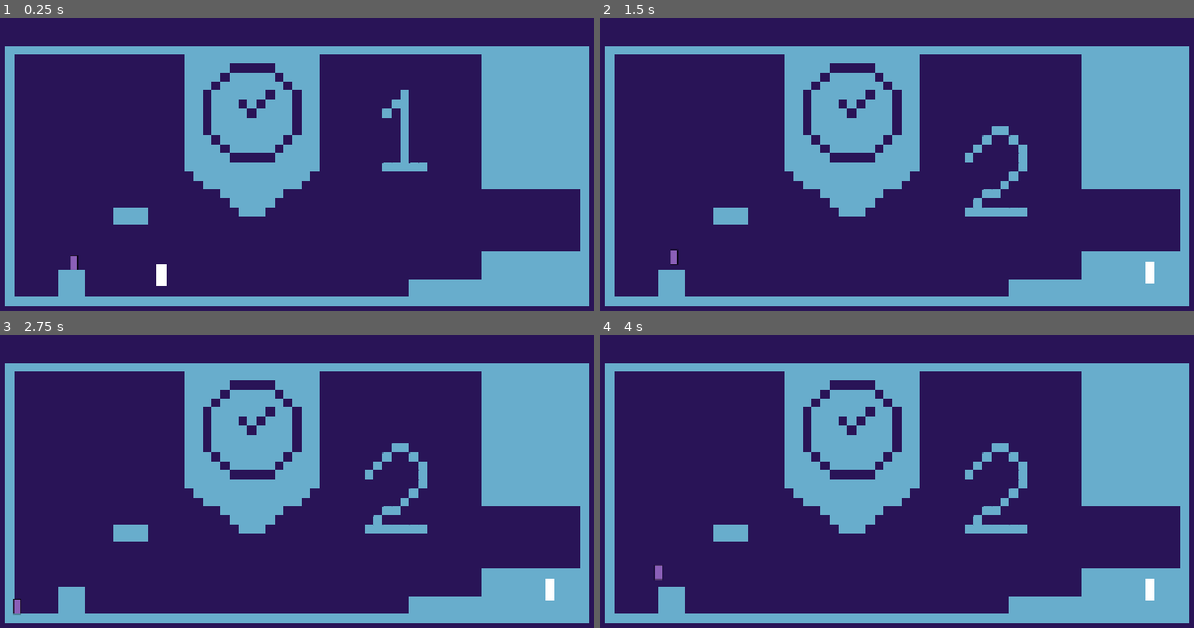
Above: before the commit, frames 1-4 (two rows, left to right).
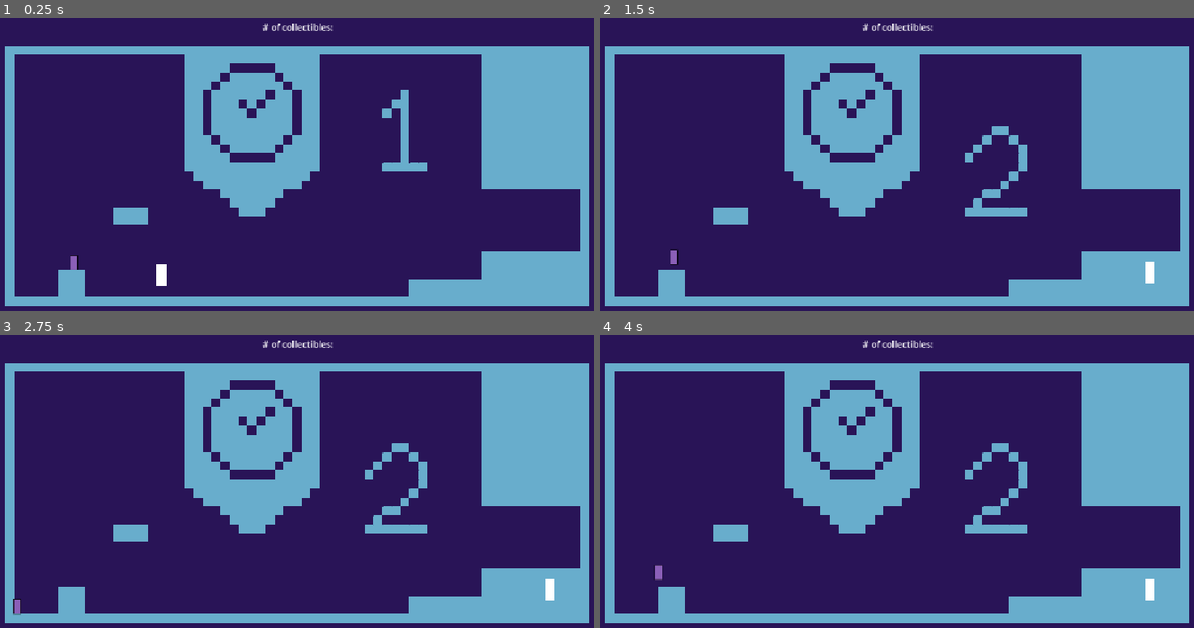
Above: after the commit, the same moments.

Repository: Arltzi/gmtk2026
Game: Godot game, scene res://src/core/main_game/main_game.tscn
The game is run twice, just before and just after one commit, with the same random seed, the same clock (stepped at 60 frames per second) and the same inputs.
Inputs (mouse positions are in pixels of both pictures, inside the frame that each line leads up to):
- Up to frame 1 (0.25 s): no input
- Up to frame 2 (1.5 s): tap Enter (ui_accept) at 0.5, 1.25 s; move the mouse to (1033, 167) at 0.52 s; hold D (right) 0.53-1.25 s; tap J (dash) at 0.6 s; click (1033, 167) at 0.67 s; tap Space (jump) at 0.77 s; drag from (760, 202) to (861, 258) at 1.27 s
- Up to frame 3 (2.75 s): tap Enter (ui_accept) at 2 s; move the mouse to (356, 422) at 2.02 s; hold A (left) from 2.03 s (still down); hold Shift (run) from 2.03 s (still down)
- Up to frame 4 (4 s): release A (left) at 2.75 s; release Shift (run) at 2.75 s; drag from (861, 575) to (695, 449) at 2.77 s; tap Enter (ui_accept) at 3.5 s; move the mouse to (1087, 557) at 3.52 s; hold D (right) from 3.53 s (still down); tap J (dash) at 3.6 s; tap Space (jump) at 3.77 s

The runs differ from the first frame. In frame 1, 0.2% of the frame differs, in the area x 44-57%, y 1-5%; in frame 2, 0.2%; in frame 3, 0.2%; in frame 4, 0.2%.

Commit message:
collectibles + counter ui

Diff:
--- a/src/gameplay/environment/collectible.gd
+++ b/src/gameplay/environment/collectible.gd
@@ -33,6 +33,7 @@
 func pickup(player : Player) -> void:
   $Sprite2D.visible = false
   $Area2D/CollisionShape2D.disabled = true
+  player.on_pickup(self)
   pass
 
 #endregion
--- a/src/gameplay/player/player.gd
+++ b/src/gameplay/player/player.gd
@@ -1,2 +1,21 @@
 extends PlatformerController2D
 class_name Player
+
+signal collectibles_updated(new_val: int)
+signal collectibles_consumed(count: int)
+
+var collectibles: int = 0:
+  get:
+    return collectibles
+  set(value):
+    collectibles = value
+    collectibles_updated.emit(value)
+
+func on_pickup(_collectible: Collectible) -> void:
+  collectibles += 1
+  pass
+
+func reset_counter() -> void:
+  collectibles_consumed.emit(collectibles)
+  collectibles = 0
+  pass
--- a/src/gameplay/player/player.tscn
+++ b/src/gameplay/player/player.tscn
@@ -1,6 +1,6 @@
 [gd_scene format=3 uid="uid://chm8t12v7d5yt"]
 
-[ext_resource type="Script" uid="uid://btt5ogsp8lpiw" path="res://src/gameplay/player/UltimatePlatformerController.gd" id="1_kh5p4"]
+[ext_resource type="Script" uid="uid://wkqm8hbb2718" path="res://src/gameplay/player/player.gd" id="1_k2146"]
 [ext_resource type="Texture2D" uid="uid://cjaok3whapi0k" path="res://assets/art/characters/player/Player Placeholder Small.png" id="2_k2146"]
 [ext_resource type="Texture2D" uid="uid://c2ea6kq1h443e" path="res://assets/art/characters/player/Player Placeholder.png" id="3_sjr3t"]
 
@@ -106,10 +106,10 @@
 [sub_resource type="RectangleShape2D" id="RectangleShape2D_wcmxd"]
 size = Vector2(12, 27)
 
-[node name="Player" type="CharacterBody2D" unique_id=618334850 node_paths=PackedStringArray("PlayerSprite", "PlayerCollider", "leftRaycast", "middleRaycast", "rightRaycast")]
+[node name="Player" type="CharacterBody2D" unique_id=682037265 node_paths=PackedStringArray("PlayerSprite", "PlayerCollider", "leftRaycast", "middleRaycast", "rightRaycast")]
 collision_layer = 4
 collision_mask = 3
-script = ExtResource("1_kh5p4")
+script = ExtResource("1_k2146")
 PlayerSprite = NodePath("AnimatedSprite2D")
 PlayerCollider = NodePath("CollisionShape2D")
 wallJump = true
--- /dev/null
+++ b/src/gameplay/ui/collectibles_counter.gd
@@ -0,0 +1,33 @@
+extends Label
+class_name CollectiblesCounter
+
+#region FIELDS & PROPERTIES
+# const, static, public, private
+
+#endregion
+
+#region COMPONENTS
+
+#endregion
+
+#region SIGNALS
+
+#endregion
+
+#region SUBCLASSES
+
+#endregion
+
+#region CALLBACKS
+
+#endregion
+
+#region FUNCTIONS
+# static, public, protected, private
+
+#endregion
+
+
+func _on_player_collectibles_updated(new_val: int) -> void:
+  text = "# of collectibles: %d" % new_val
+  pass # Replace with function body.
--- a/src/levels/level_template.tscn
+++ b/src/levels/level_template.tscn
@@ -4,6 +4,7 @@
 [ext_resource type="Texture2D" uid="uid://bdkm5cirr7hjl" path="res://assets/world/backgrounds/blank_256.png" id="2_88vja"]
 [ext_resource type="PackedScene" uid="uid://03vulpfxbwb8" path="res://src/levels/level_tilemap_template.tscn" id="3_88vja"]
 [ext_resource type="PackedScene" uid="uid://chm8t12v7d5yt" path="res://src/gameplay/player/player.tscn" id="3_nm6nc"]
+[ext_resource type="Script" uid="uid://dil554sekk80u" path="res://src/gameplay/ui/collectibles_counter.gd" id="5_nm6nc"]
 
 [sub_resource type="RectangleShape2D" id="RectangleShape2D_88vja"]
 size = Vector2(16, 16)
@@ -27,6 +28,19 @@
 [node name="Player" parent="Entities" unique_id=726854448 instance=ExtResource("3_nm6nc")]
 position = Vector2(123, -78)
 
+[node name="Label" type="Label" parent="Entities" unique_id=983034476]
+anchors_preset = 5
+anchor_left = 0.5
+anchor_right = 0.5
+offset_left = 414.0
+offset_top = -509.0
+offset_right = 629.0
+offset_bottom = -481.0
+grow_horizontal = 2
+text = "# of collectibles:"
+horizontal_alignment = 1
+script = ExtResource("5_nm6nc")
+
 [node name="Camera2D" type="Camera2D" parent="." unique_id=761304463]
 position = Vector2(510, -214)
 
@@ -43,4 +57,5 @@
 scale = Vector2(0.065, 0.065)
 texture = ExtResource("2_88vja")
 
+[connection signal="collectibles_updated" from="Entities/Player" to="Entities/Label" method="_on_player_collectibles_updated"]
 [connection signal="body_entered" from="CompleteLevelArea" to="." method="complete_level" flags=3 unbinds=1]
Not shown, added: src/gameplay/ui/collectibles_counter.gd.uid
